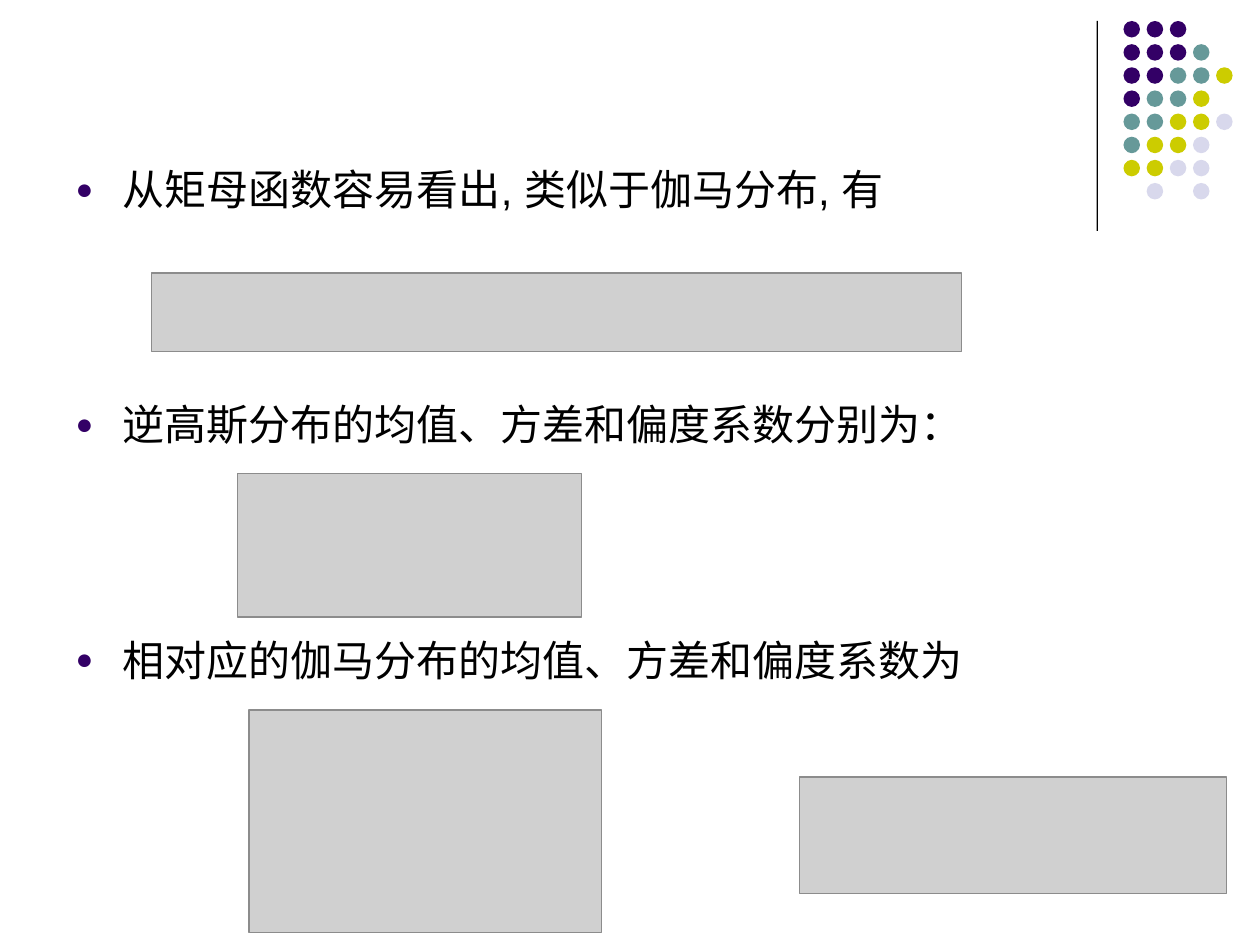
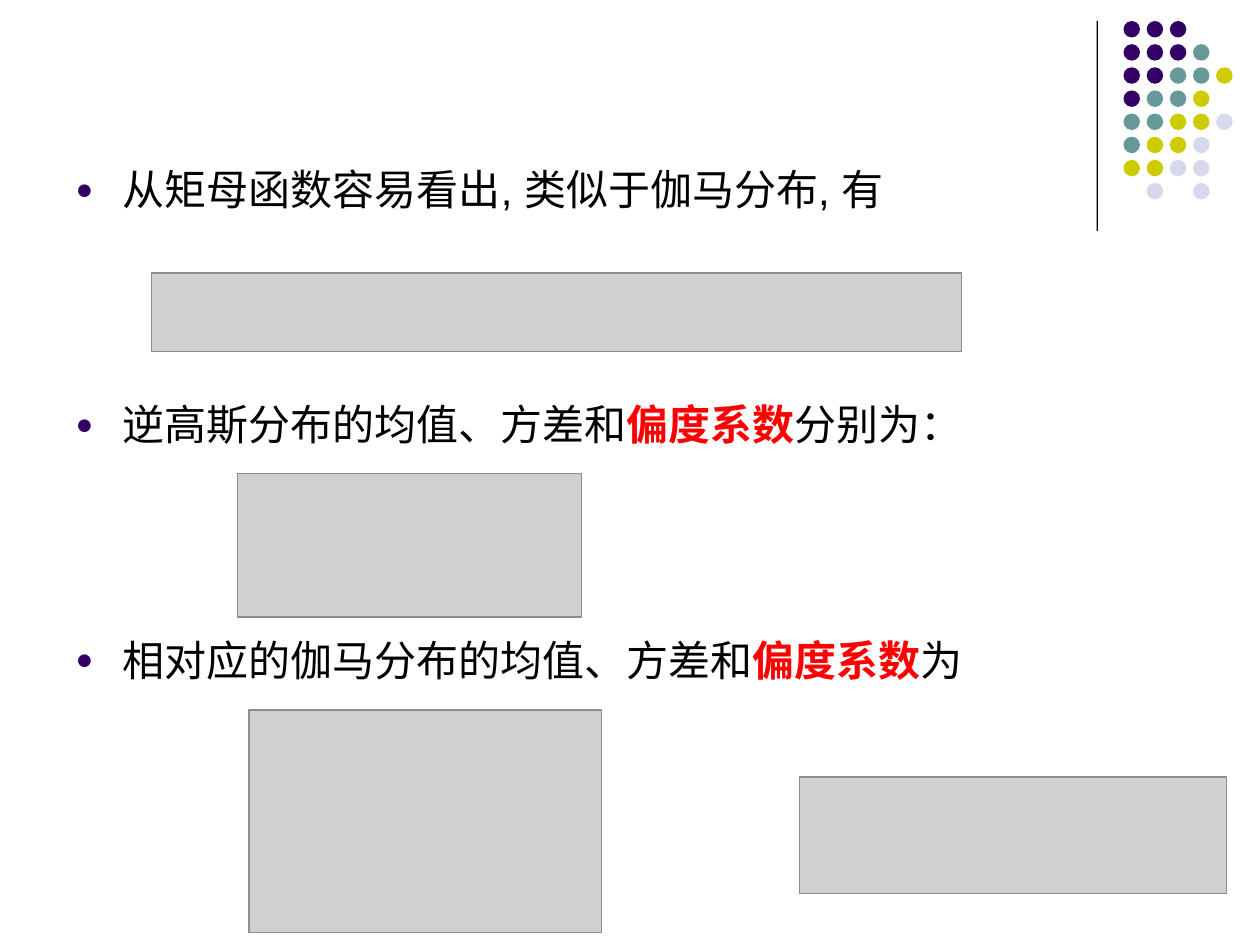
Before and after one commit to Francisor/Non-life-Insurance-Actuarial-Science, a slide deck: slide 10 of Lectures/Week 3 - 损失金额模型.pptx. Drawn at 1260x945 pixels with LibreOffice and Linux fonts; fonts in the diff are those of the drawing; grey boxes stand for pictures. Boxes give left, top, right and bottom in pixels: in the first picture for what was removed or moved away, otherwise in the second. Text is boxed around its words. In the diff, an @@ line names an element or a change of style, - is before the commit and + after.

```diff
--- a/Lectures/Week 3 - 损失金额模型.pptx
+++ b/Lectures/Week 3 - 损失金额模型.pptx
@@ text at [123,404,963,680]: text colour #000000 to #FF0000, bold on in "逆高斯分布的均值、方差和偏度系数分别为：", "相对应的伽马分布的均值、方差和偏度系数为" @@
```
Also in this commit, not shown: 13 other slides changed, 10 slides added, 5 slides removed, 1 other file.
